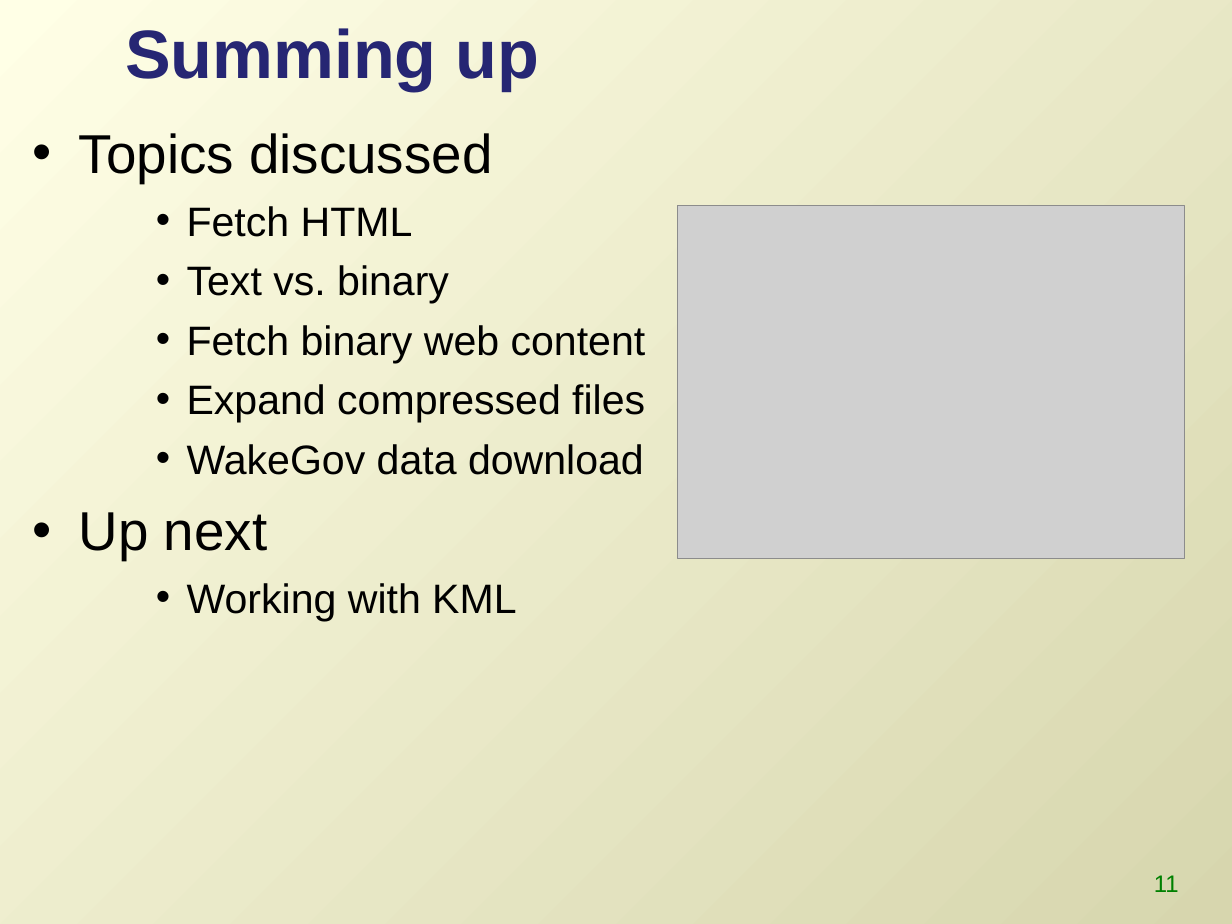
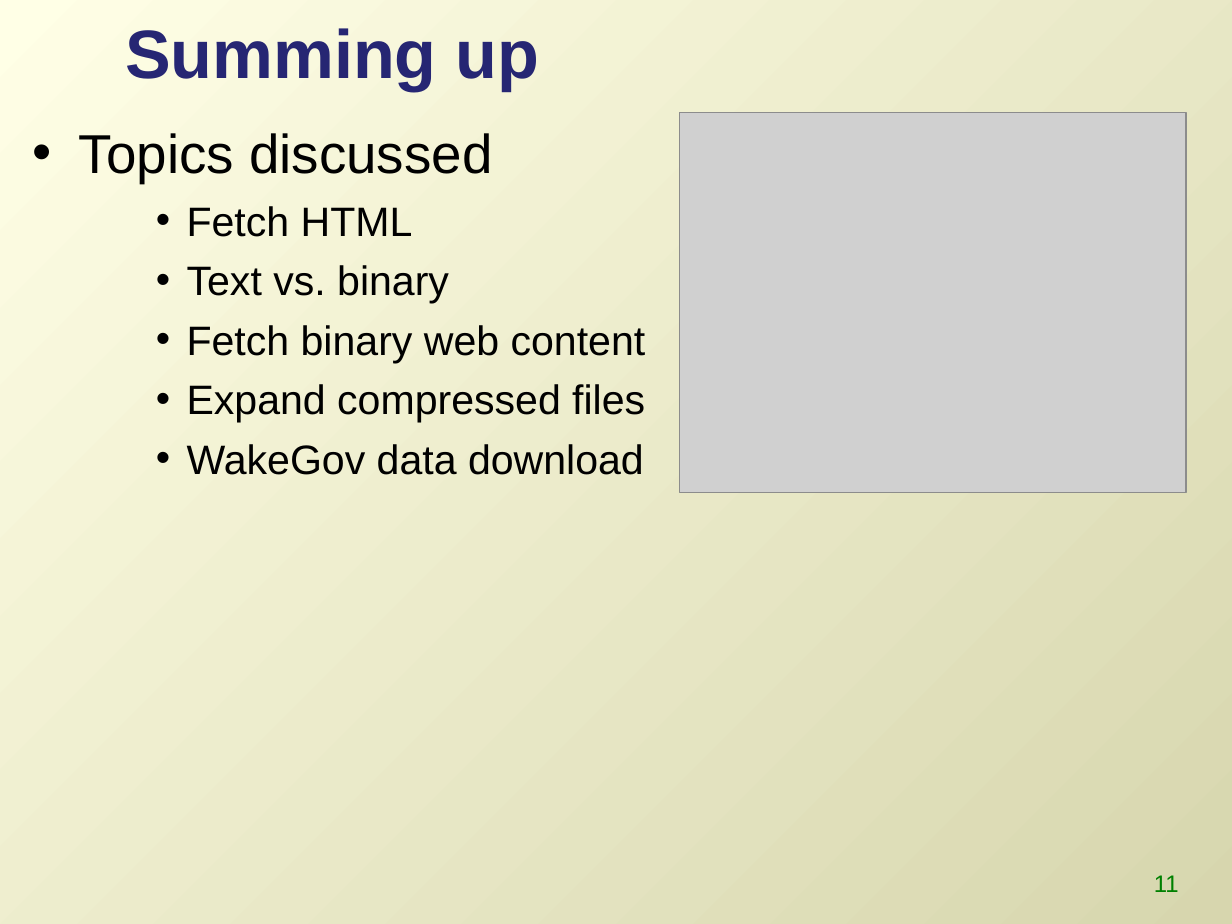
Before and after one commit to lgtateos/gis540, a slide deck: slide 11 of slides/fetching.ppt. Drawn at 1232x924 pixels with LibreOffice and Linux fonts; fonts in the diff are those of the drawing; grey boxes stand for pictures. Boxes give left, top, right and bottom in pixels: in the first picture for what was removed or moved away, otherwise in the second. Text is boxed around its words. In the diff, an @@ line names an element or a change of style, - is before the commit and + after.

```diff
--- a/slides/fetching.ppt
+++ b/slides/fetching.ppt
@@ picture resized from (x1=678, y1=206, x2=1184, y2=558) to (x1=680, y1=113, x2=1186, y2=493) @@
@@ text at (x1=79, y1=512, x2=516, y2=621): paragraphs removed @@
-• Up next
-    • Working with KML
```
Also in this commit, not shown: 5 other slides changed.
